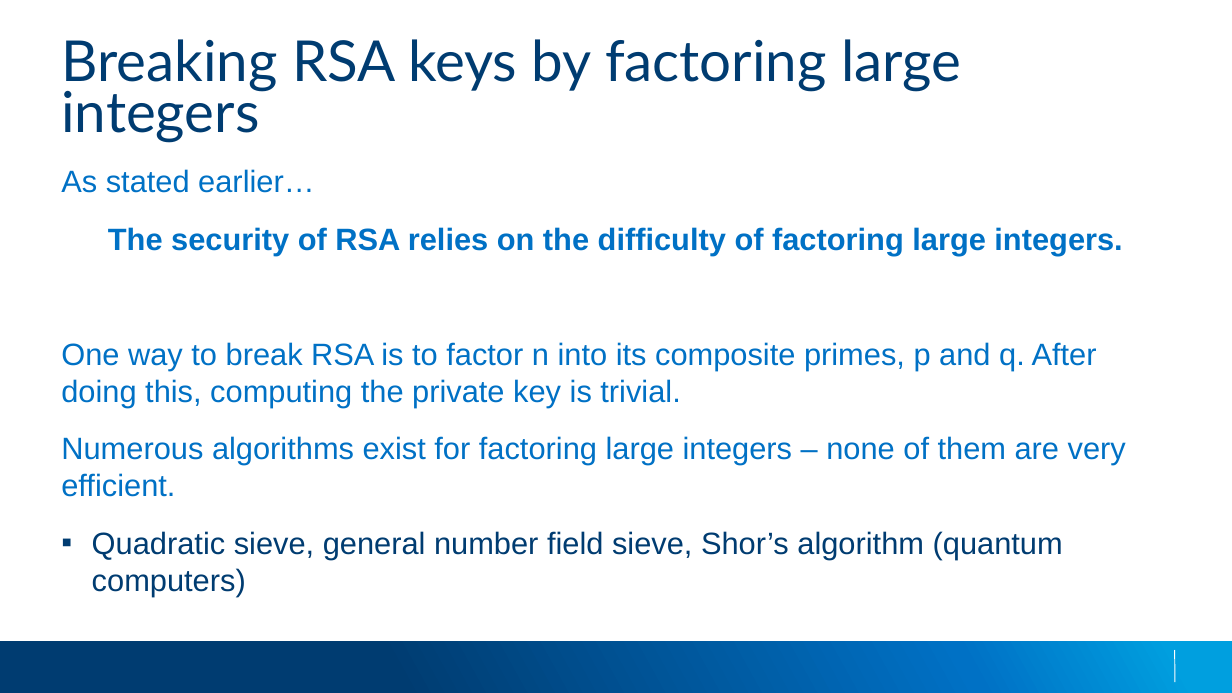
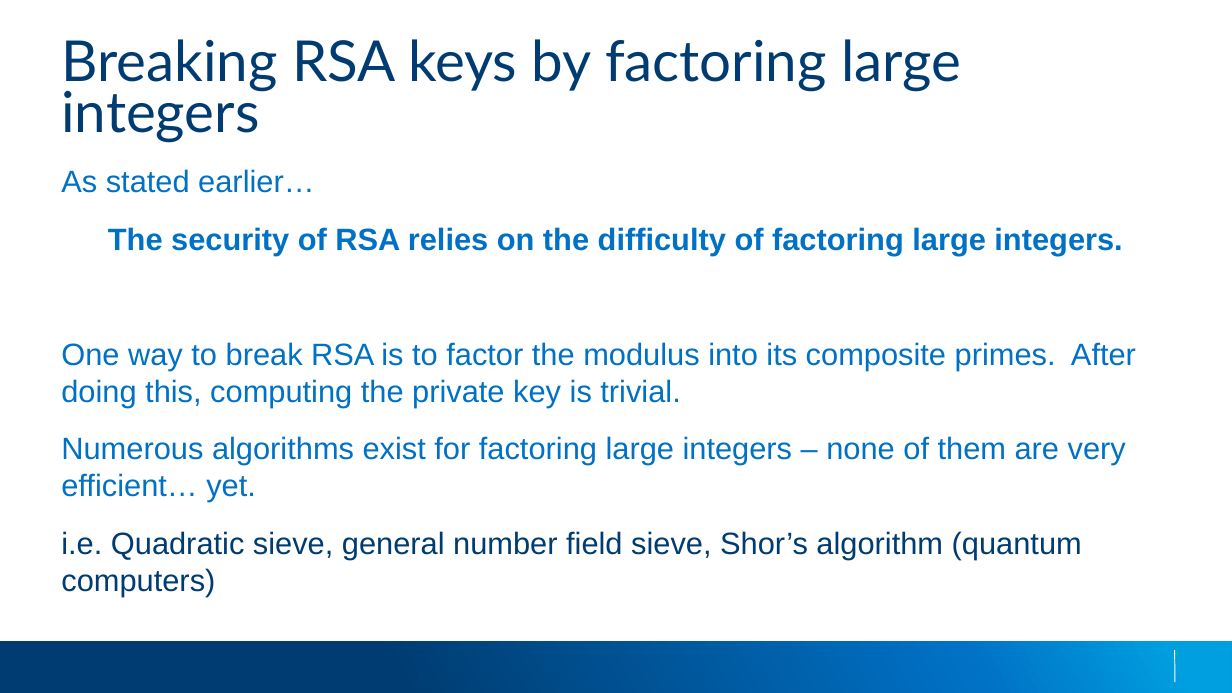
Before and after one commit to applesauce49/lincoln_high, a slide deck: slide 13 of presos/LincolnHighVisit-2019.pptx (slide 7 before the commit). Drawn at 1232x693 pixels with LibreOffice and Linux fonts; fonts in the diff are those of the drawing; background and template pictures are left out. Boxes give left, top, right and bottom in pixels: in the first picture for what was removed or moved away, otherwise in the second. Text is boxed around its words. In the diff, an @@ line names an element or a change of style, - is before the commit and + after.

Commit message:
Updated presentation
I added a few slides at the start that flesh out the  intro talk that a
presnter can give before getting into the heart of the presentation.

```diff
--- a/presos/LincolnHighVisit-2019.pptx
+++ b/presos/LincolnHighVisit-2019.pptx
@@ text at [61,342,1136,596]: text changed @@
-One way to break RSA is to factor n into its composite primes, p and q. After doing this, computing the private key is trivial.
-Numerous algorithms exist for factoring large integers – none of them are very efficient.
-  ▪ Quadratic sieve, general number field sieve, Shor’s algorithm (quantum computers)
+One way to break RSA is to factor the modulus into its composite primes. After doing this, computing the private key is trivial.
+Numerous algorithms exist for factoring large integers – none of them are very efficient… yet.
+  i.e. Quadratic sieve, general number field sieve, Shor’s algorithm (quantum computers)
```
Also in this commit, not shown: 6 other slides changed, 6 slides added.
